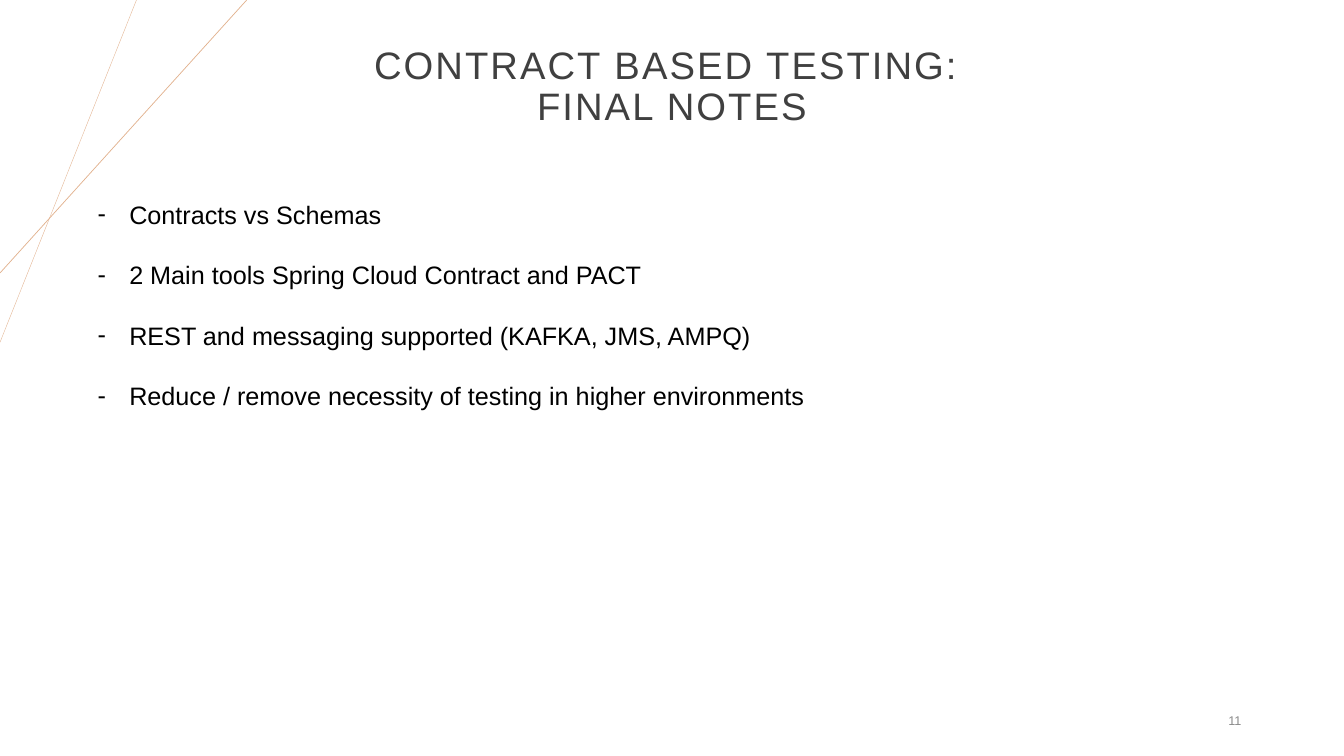
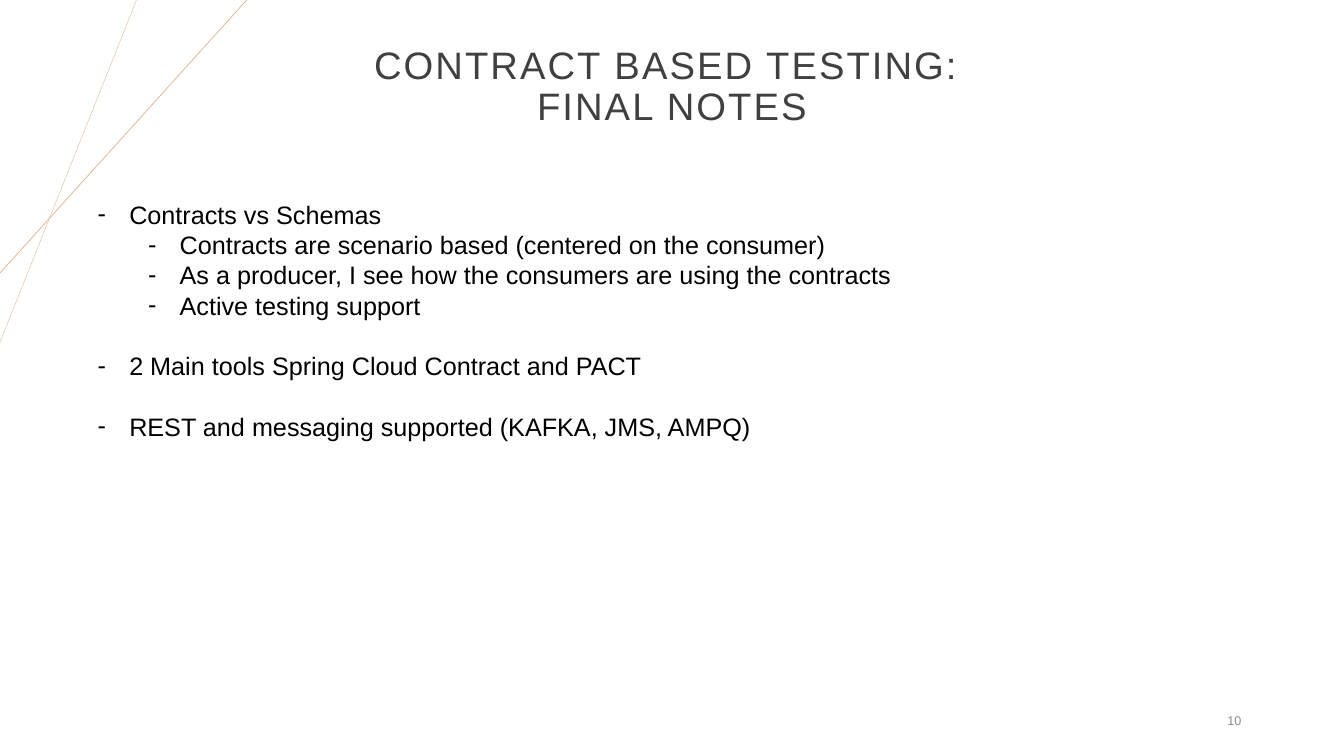
Before and after one commit to oscarmoraperez/aka-plattform, a slide deck: slide 10 of .doc/Contract based testing.pptx (slide 11 before the commit). Drawn at 1344x756 pixels with LibreOffice and Linux fonts; fonts in the diff are those of the drawing. Boxes give left, top, right and bottom in pixels: in the first picture for what was removed or moved away, otherwise in the second. Text is boxed around its words. In the diff, an @@ line names an element or a change of style, - is before the commit and + after.

```diff
--- a/.doc/Contract based testing.pptx
+++ b/.doc/Contract based testing.pptx
@@ text at [180,235,891,320]: paragraphs added @@
+  – Contracts are scenario based (centered on the consumer)
+  – As a producer, I see how the consumers are using the contracts
+  – Active testing support
@@ text at [129,386,804,411]: paragraph removed @@
-– Reduce / remove necessity of testing in higher environments
@@ page number at [1227,716,1241,725]: text changed @@
-11
+10
```
Also in this commit, not shown: 5 other slides changed, 1 slide removed.
